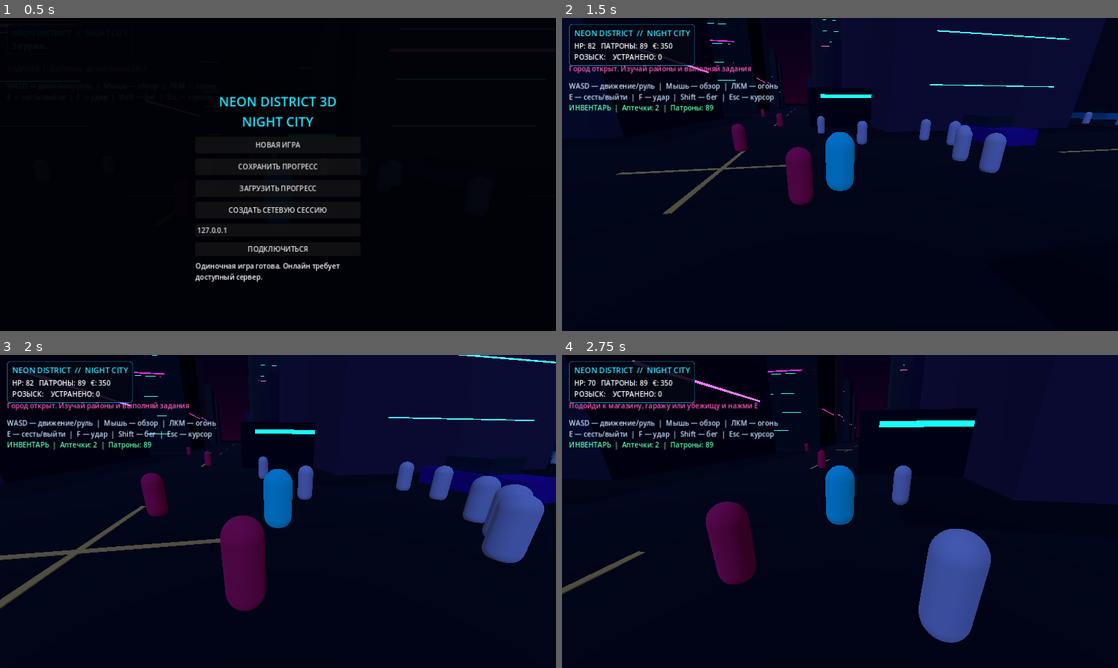
Above: before the commit, frames 1-4 (two rows, left to right).
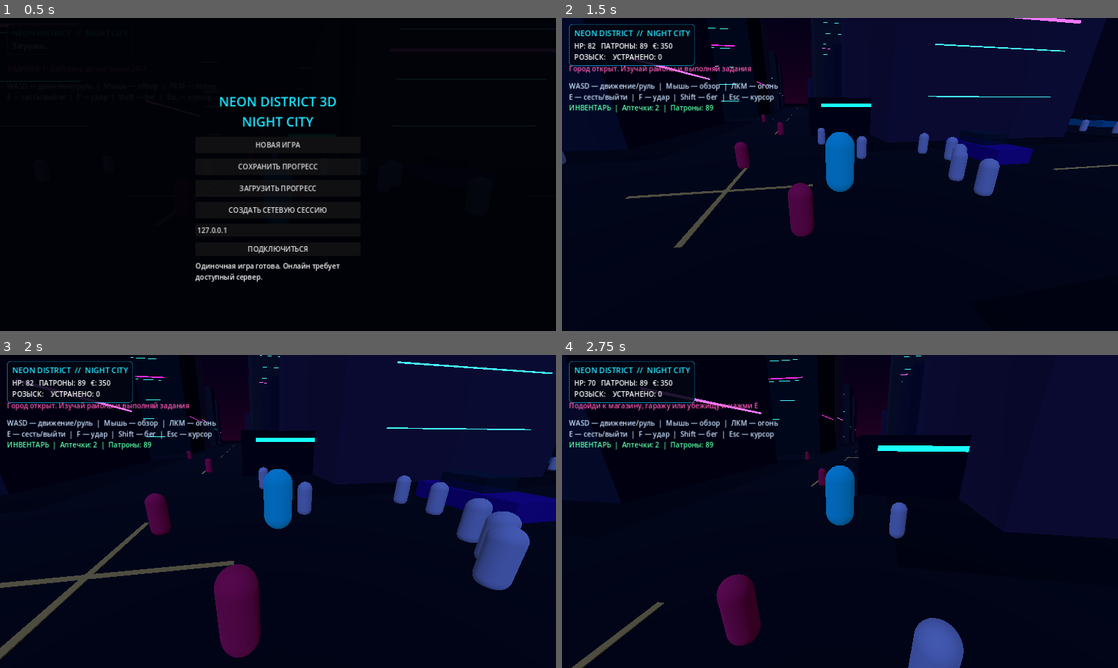
Above: after the commit, the same moments.

Repository: Samdi0/NeonDistrict3D
Game: Godot game, scene res://main.tscn
Same seed, same stepped clock (60 frames per second), same inputs: the game is played once before the commit and once after it.
Inputs (mouse positions are in pixels of both pictures, inside the frame that each line leads up to):
- Up to frame 1 (0.5 s): no input
- Up to frame 2 (1.5 s): click "НОВАЯ ИГРА" at 0.5 s; tap Enter at 1.25 s; move the mouse to (867, 174) at 1.27 s; hold W (move_forward) from 1.28 s (still down); tap Space (jump, bound only after the commit) at 1.35 s; click (867, 174) at 1.42 s
- Up to frame 3 (2 s): keep holding W (move_forward); tap Space (jump, bound only after the commit) at 1.52, 1.82 s
- Up to frame 4 (2.75 s): keep holding W (move_forward); move the mouse to (812, 511) at 2.02 s; tap E at 2.1 s; tap Space (jump, bound only after the commit) at 2.27, 2.3, 2.57 s

Frame 1 is identical in both runs. In frame 2, 6.5% of the frame differs, in the area x 0-100%, y 0-74%; in frame 3, 12%; in frame 4, 13%, in the area x 0-100%, y 0-100%.

Commit message:
Fix gameplay controls, nearby NPCs and building collisions

Diff:
--- a/scripts/player.gd
+++ b/scripts/player.gd
@@ -24,7 +24,8 @@
         "move_forward": KEY_W,
         "move_back": KEY_S,
         "move_left": KEY_A,
-        "move_right": KEY_D
+        "move_right": KEY_D,
+        "jump": KEY_SPACE
     }
     for action in binds:
         if not InputMap.has_action(action):
@@ -126,7 +127,9 @@
     velocity.x = direction.x * run_speed
     velocity.z = direction.z * run_speed
     if not is_on_floor():
-        velocity.y -= 22.0 * delta
+        velocity.y -= 24.0 * delta
+    elif Input.is_action_just_pressed("jump"):
+        velocity.y = 8.5
     else:
         velocity.y = -0.2
     if direction.length() > 0.1:
@@ -190,14 +193,19 @@
         return
     ammo -= 1
     var from := camera.global_position
-    var to := from + -camera.global_basis.z * 120.0
+    var to := from + -camera.global_basis.z * 160.0
     var query := PhysicsRayQueryParameters3D.create(from, to)
-    query.exclude = [self]
+    query.exclude = [get_rid()]
+    query.collide_with_areas = false
+    query.collide_with_bodies = true
     var hit := get_world_3d().direct_space_state.intersect_ray(query)
-    if hit and hit.collider.has_method("take_damage"):
-        hit.collider.take_damage(50)
-        if main_world:
-            main_world.add_crime(1)
+    if not hit.is_empty():
+        var target: Object = hit.get("collider")
+        if target and target.has_method("take_damage"):
+            target.take_damage(50)
+            if main_world:
+                main_world.add_crime(1)
+                main_world._notify("Попадание! Осталось патронов: %d" % ammo)
 
 func _punch() -> void:
     if attack_cooldown > 0.0:
